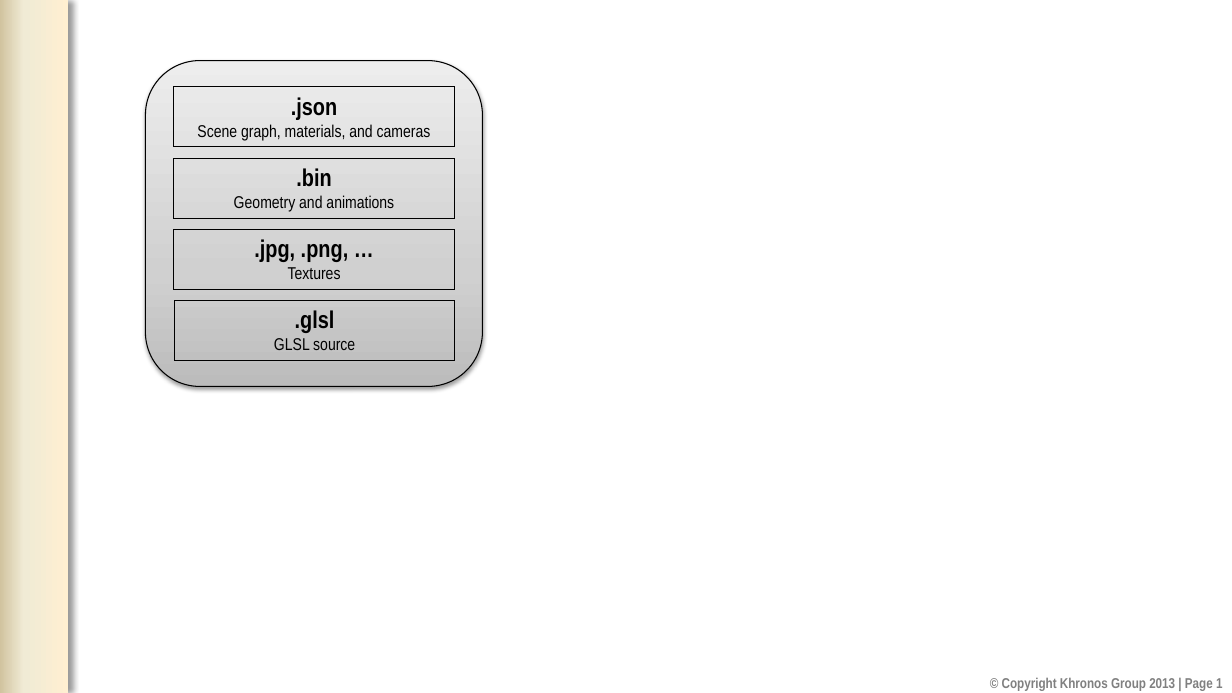
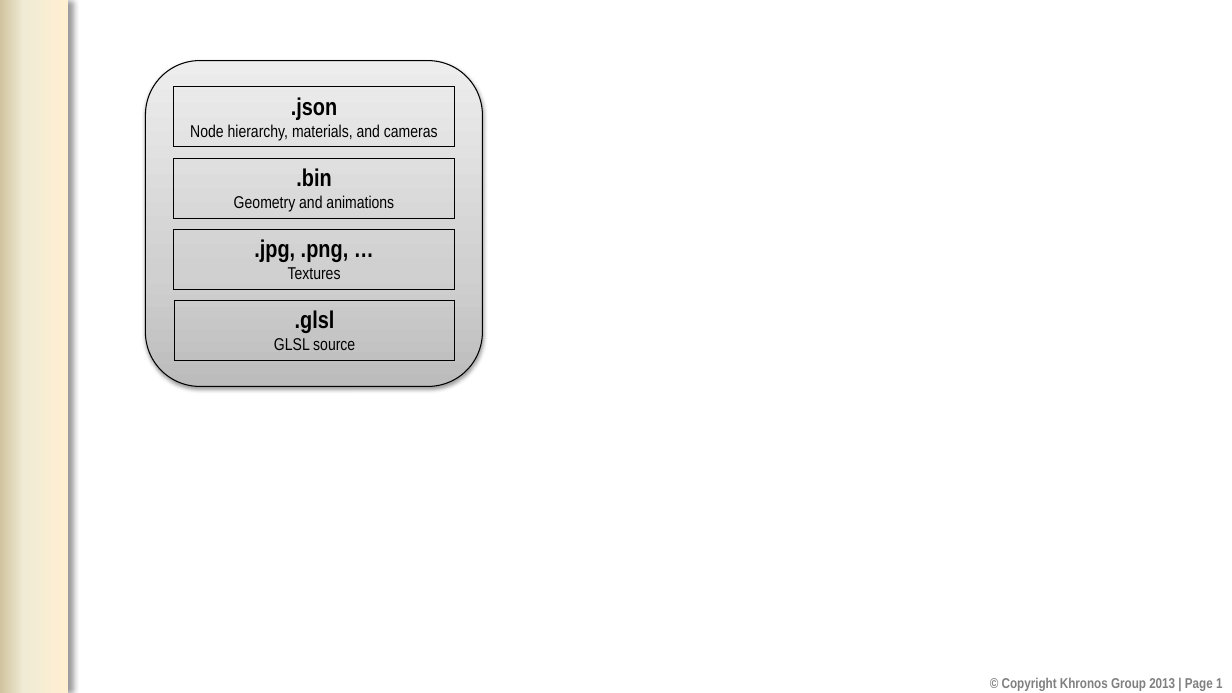
Before and after one commit to KhronosGroup/glTF, a slide deck: slide 1 of specification/figures/pptx/assetLayout.pptx. Drawn at 1232x693 pixels with LibreOffice and Linux fonts; fonts in the diff are those of the drawing; background and template pictures are left out. Boxes give left, top, right and bottom in pixels: in the first picture for what was removed or moved away, otherwise in the second. Text is boxed around its words. In the diff, an @@ line names an element or a change of style, - is before the commit and + after.

Commit message:
Renamed scene graph to node hierarchy

```diff
--- a/specification/figures/pptx/assetLayout.pptx
+++ b/specification/figures/pptx/assetLayout.pptx
@@ text in rectangle at (190, 124, 438, 140): text changed @@
-Scene graph, materials, and cameras
+Node hierarchy, materials, and cameras
```
Also in this commit, not shown: 3 other files.
